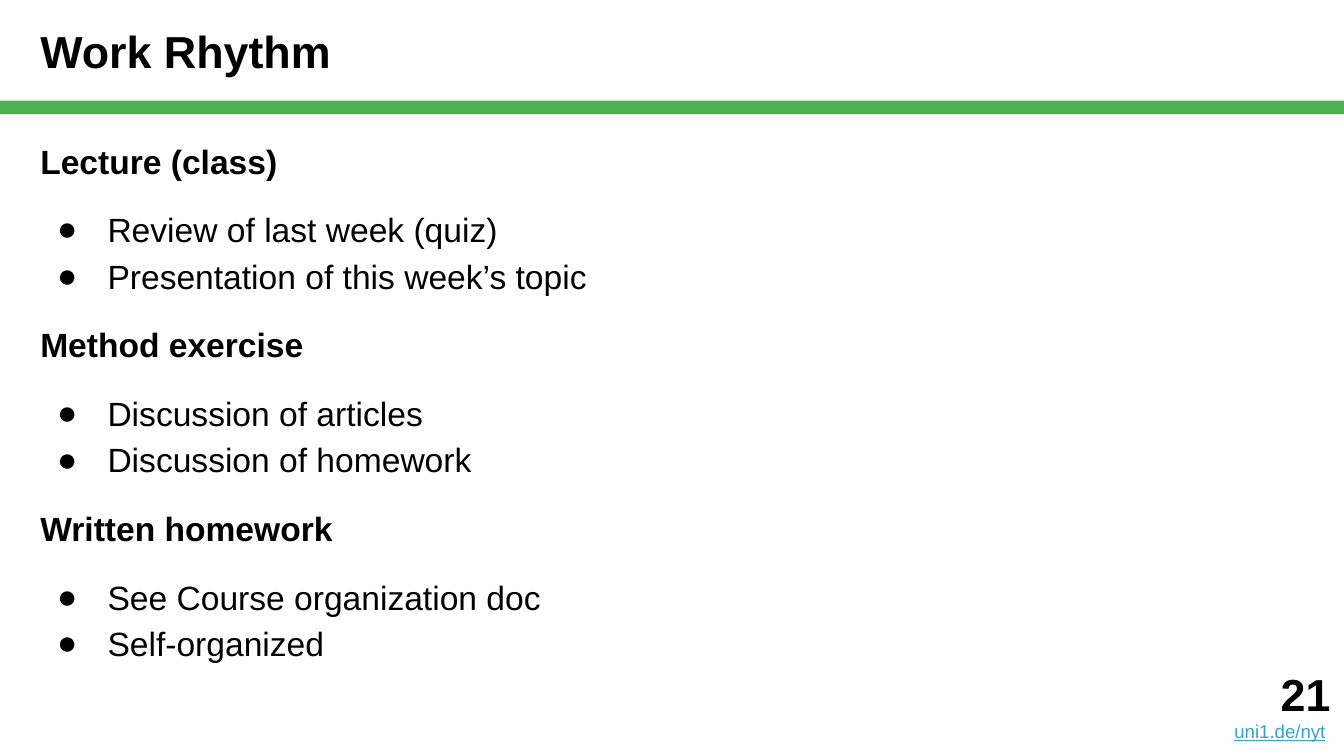
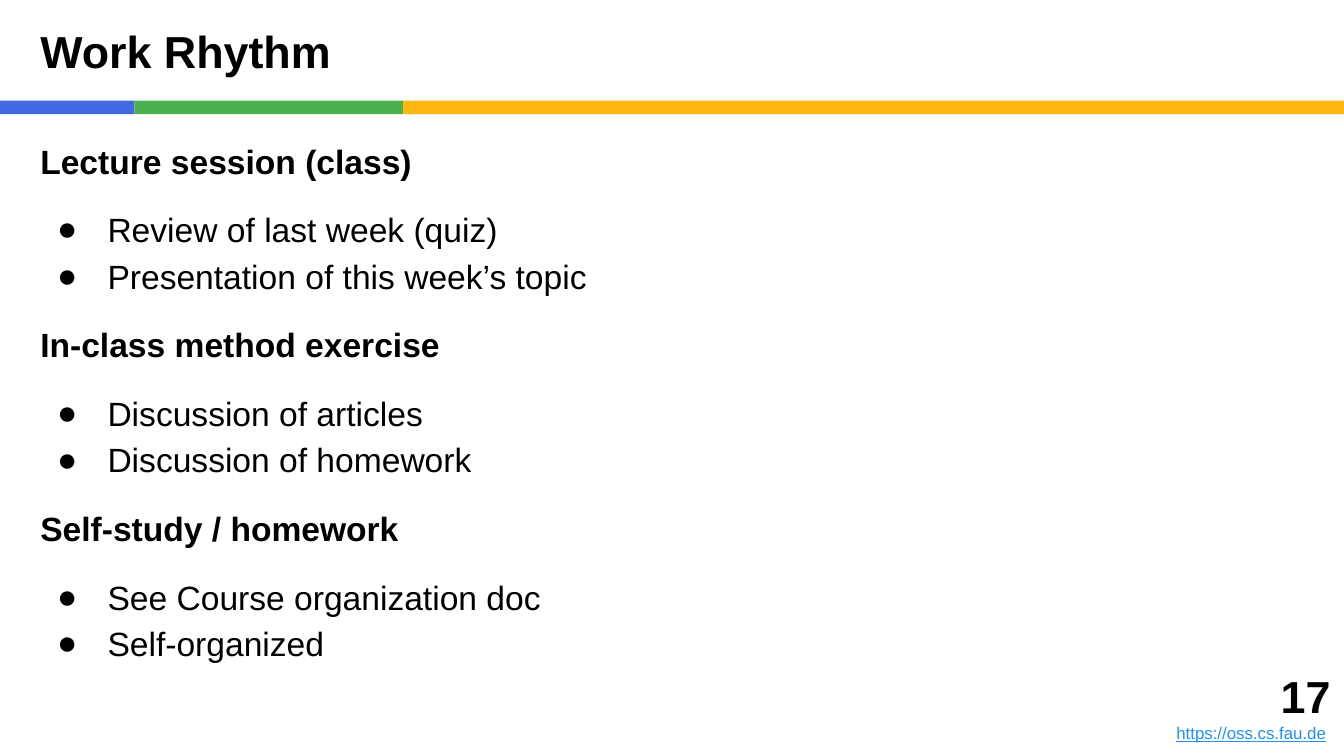
Before and after one commit to dirkriehle/nyt-course, a slide deck: slide 17 of Lecture slides/NYT A01 - Introduction.pptx (slide 21 before the commit). Drawn at 1344x756 pixels with LibreOffice and Linux fonts; fonts in the diff are those of the drawing. Boxes give left, top, right and bottom in pixels: in the first picture for what was removed or moved away, otherwise in the second. Text is boxed around its words. In the diff, an @@ line names an element or a change of style, - is before the commit and + after.

```diff
--- a/Lecture slides/NYT A01 - Introduction.pptx
+++ b/Lecture slides/NYT A01 - Introduction.pptx
@@ rectangle added at (0,101,134,114), fill #4169E1 @@
@@ rectangle added at (134,101,403,114), fill #4CAF50 @@
@@ rectangle: place and size @@
-rectangle at (0,101,1344,114)
+rectangle at (403,101,1344,114)
@@ rectangle at (403,101,1344,114): fill #4CAF50 to #FEB612 @@
@@ text at (40,149,411,180): text changed @@
-Lecture (class)
+Lecture session (class)
@@ text at (40,332,439,358): text changed @@
-Method exercise
+In-class method exercise
@@ text at (40,516,399,547): text changed @@
-Written homework
+Self-study / homework
@@ text added at (1176,682,1331,743), 9 pt, text #1E90FF, underline @@
+17
+https://oss.cs.fau.de
@@ text removed at (1234,679,1331,742) @@
-21
-uni1.de/nyt
```
Also in this commit, not shown: 20 other slides changed, 2 slides added, 3 slides removed, 3 other files.
